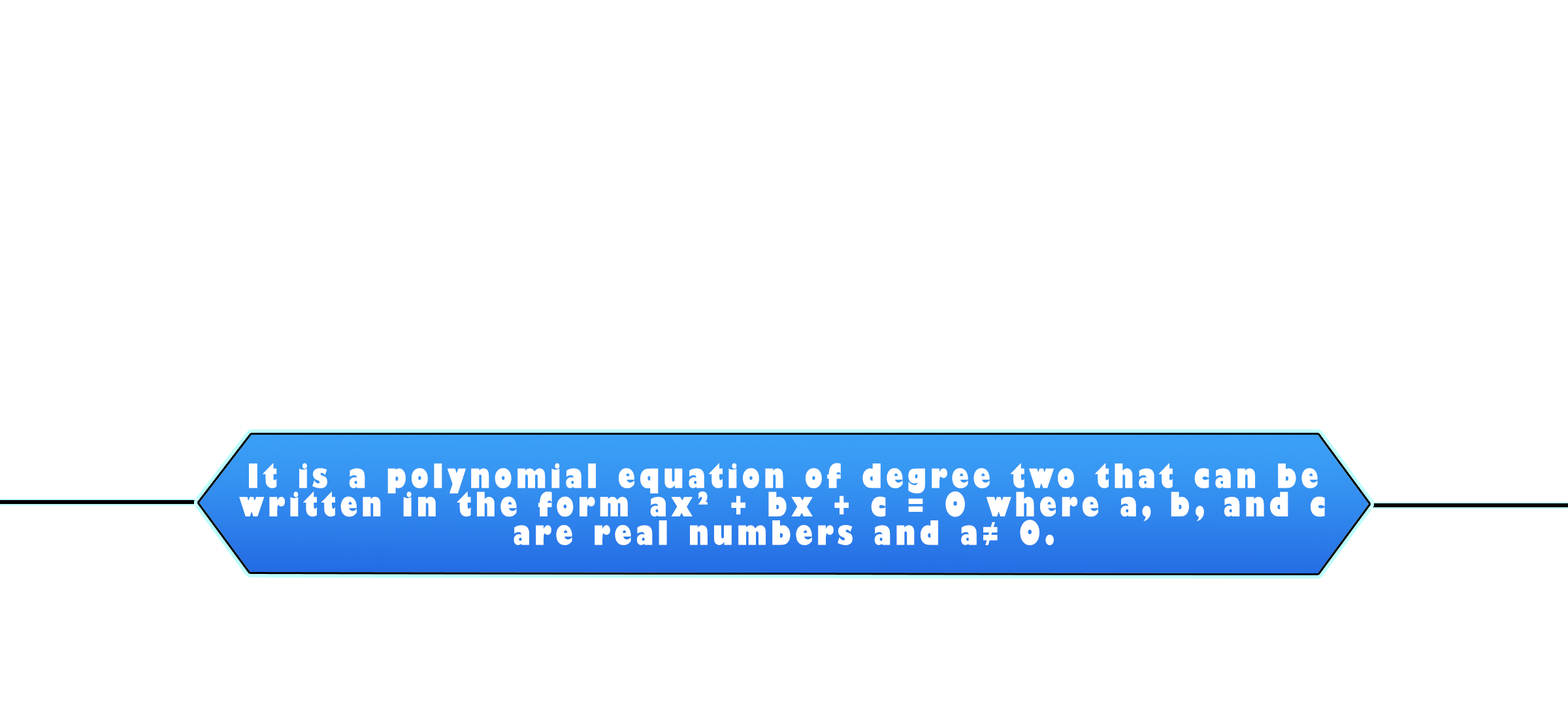
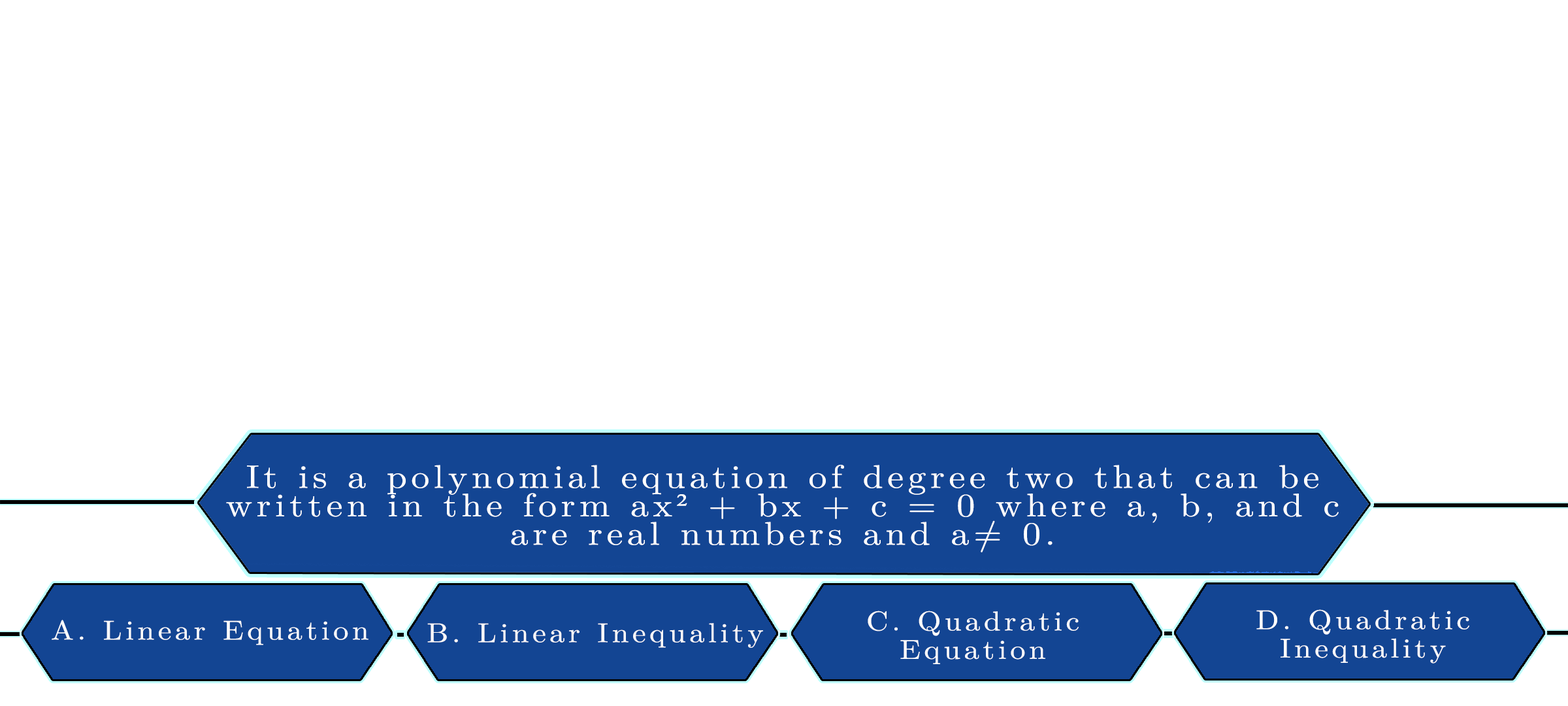
Comparing the layer stacks of the two 1568px x 706px images. Changes:
painted on "It is a polynomial equation of degree two that can be written i" over [226, 462, 1339, 553]
painted on "Layer 7" over [199, 434, 1369, 573]
showed group "Group 1" (6 layers) over [1164, 584, 1568, 679]
painted on "D. Quadratic Inequality" over [1256, 608, 1470, 665]
painted on "Layer 9" over [1176, 584, 1544, 679]
showed group "Group 5" (5 layers) over [793, 584, 1161, 679]
painted on "C. Quadratic Equation" over [799, 610, 1154, 664]
painted on "Layer 9 copy" over [793, 584, 1161, 679]
showed group "Group 4" (5 layers) over [408, 584, 787, 679]
painted on "B. Linear Inequality" over [427, 620, 764, 648]
painted on "Layer 9 copy 2" over [408, 584, 777, 679]
showed group "Group 3" (6 layers) over [0, 584, 404, 679]
painted on "A. Linear Equation" over [51, 619, 369, 647]
painted on "Layer 9 copy 3" over [23, 584, 391, 679]
